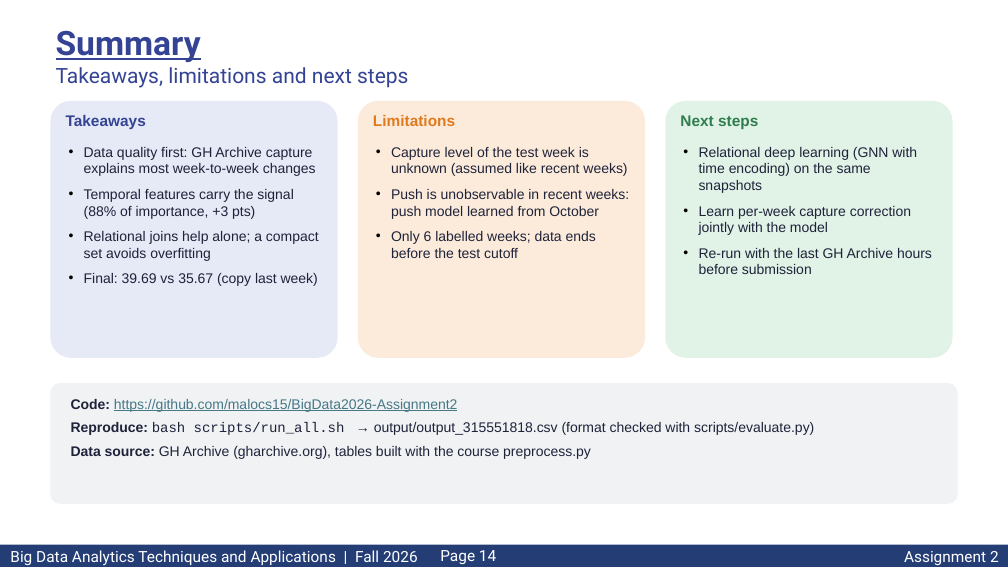
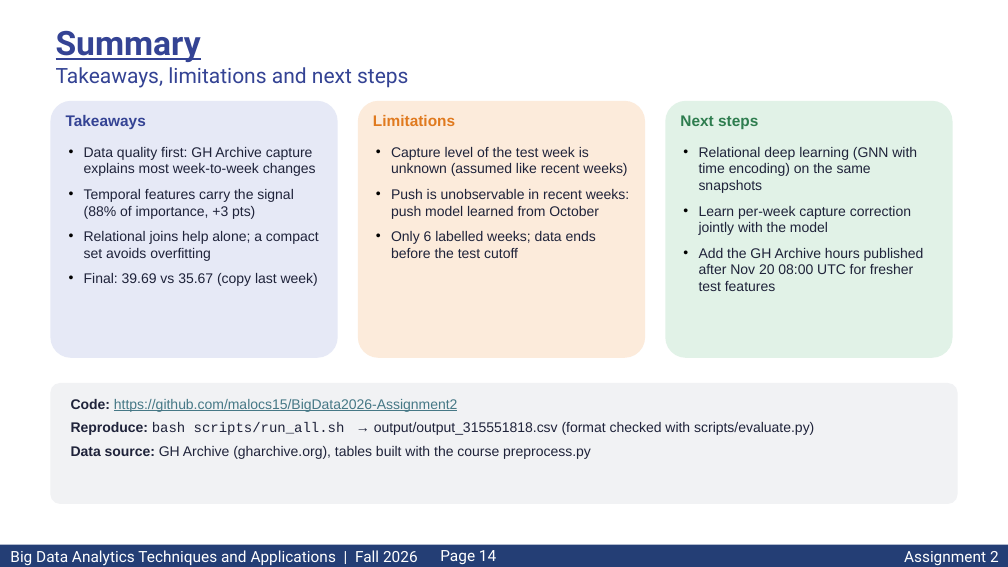
Before and after one commit to malocs15/BigData2026-Assignment2, a slide deck: slide 14 of slides/Asg2_315551818.pptx. Drawn at 1008x567 pixels with LibreOffice and Linux fonts; fonts in the diff are those of the drawing. Boxes give left, top, right and bottom in pixels: in the first picture for what was removed or moved away, otherwise in the second. Text is boxed around its words. In the diff, an @@ line names an element or a change of style, - is before the commit and + after.

Commit message:
Pin the GH Archive period to 2026-09-01-0 .. 2026-11-20-8 for reproducibility

```diff
--- a/slides/Asg2_315551818.pptx
+++ b/slides/Asg2_315551818.pptx
@@ text at box(699, 248, 924, 291): text changed @@
-• Re-run with the last GH Archive hours before submission
+• Add the GH Archive hours published after Nov 20 08:00 UTC for fresher test features
```
Also in this commit, not shown: 5 other files.
